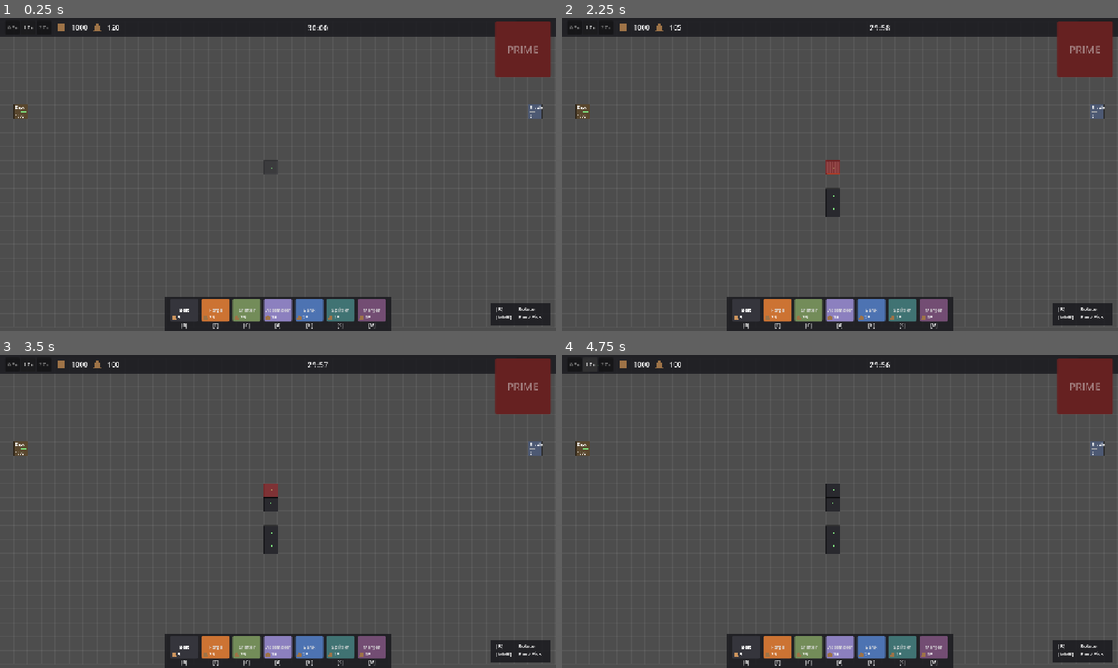
Above: before the commit, frames 1-4 (two rows, left to right).
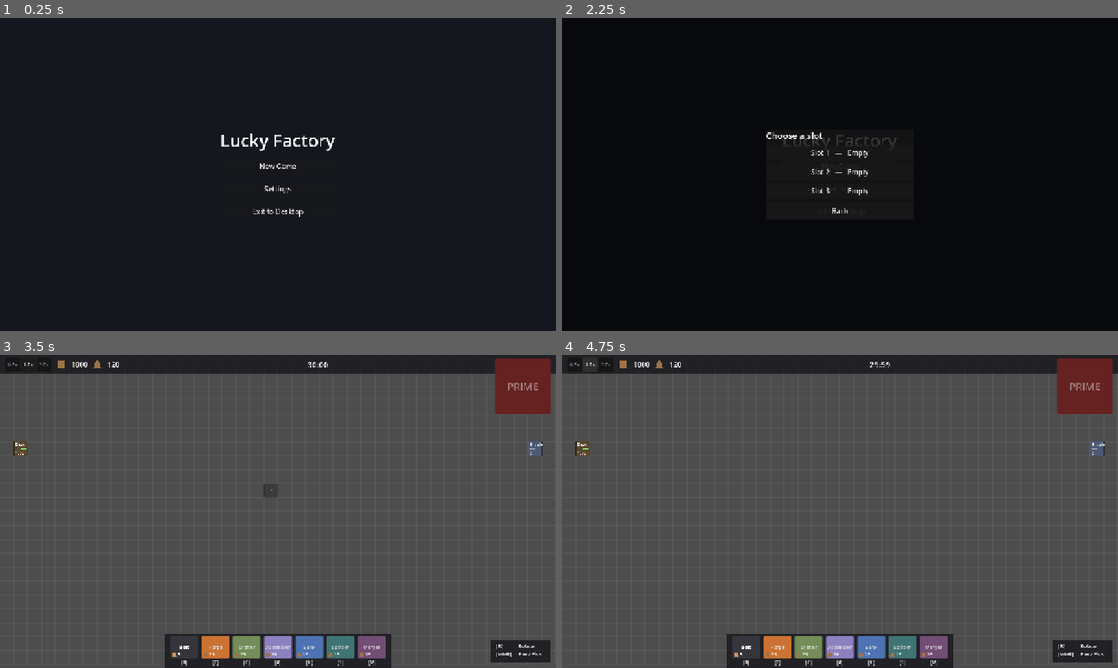
Above: after the commit, the same moments.

Repository: doubledsuarez/Lucky-Factory
Game: Godot game, scene res://ui/MainMenu.tscn
Same seed, same stepped clock (60 frames per second), same inputs: the game is played once before the commit and once after it. Before the commit the project starts from res://factory/Factory.tscn.
Inputs (mouse positions are in pixels of both pictures, inside the frame that each line leads up to):
- Up to frame 1 (0.25 s): no input
- Up to frame 2 (2.25 s): click (840, 190) at 0.5 s, where only the run after the commit has a clickable "Settings"; click (840, 205) at 1.25 s, where only the run after the commit has a clickable "Back"; click (840, 165) at 2 s, where only the run after the commit has a clickable "New Game"
- Up to frame 3 (3.5 s): click (278, 489) at 2.75 s, where only the run after the commit has a clickable "Slot 1 — Empty"
- Up to frame 4 (4.75 s): click "0.5x" at 3.5 s; click "1.0x" at 4.25 s

The runs differ from the first frame. In frame 1, 92% of the frame differs, in the area x 0-100%, y 1-100%; in frame 2, 99%, in the area x 0-100%, y 0-100%; in frame 3, 0.5%; in frame 4, 0.5%.

Commit message:
Add main menu, pause menu, settings, and full-snapshot save system

Diff:
--- /dev/null
+++ b/autoload/GameManager.gd
@@ -0,0 +1,36 @@
+extends Node
+## Owns scene flow between the menu and the factory, plus the active save slot.
+
+const MAIN_MENU := "res://ui/MainMenu.tscn"
+const FACTORY := "res://factory/Factory.tscn"
+
+var current_slot: int = -1
+var _pending_load: Dictionary = {}   # factory snapshot to restore on the next factory load
+
+func new_game(slot: int) -> void:
+	current_slot = slot
+	_pending_load = {}
+	SaveManager.delete_slot(slot)   # start the slot fresh; first autosave writes wave 1
+	get_tree().change_scene_to_file(FACTORY)
+
+func load_game(slot: int) -> void:
+	current_slot = slot
+	_pending_load = SaveManager.load_slot(slot)
+	get_tree().change_scene_to_file(FACTORY)
+
+# the factory calls this in _ready; empty dict means start a fresh floor
+func take_pending_load() -> Dictionary:
+	var data := _pending_load
+	_pending_load = {}
+	return data
+
+func to_menu() -> void:
+	current_slot = -1
+	get_tree().paused = false
+	get_tree().change_scene_to_file(MAIN_MENU)
+
+# manual save and the wave-start autosave both route through here
+func save_snapshot(snapshot: Dictionary) -> bool:
+	if current_slot < 0:
+		return false
+	return SaveManager.save_slot(current_slot, snapshot)
--- /dev/null
+++ b/autoload/SaveManager.gd
@@ -0,0 +1,47 @@
+extends Node
+## Reads and writes the three save slots as JSON under user://.
+
+const SLOT_COUNT := 3
+
+func slot_path(slot: int) -> String:
+	return "user://slot_%d.save" % slot
+
+func slot_exists(slot: int) -> bool:
+	return FileAccess.file_exists(slot_path(slot))
+
+func any_slot_exists() -> bool:
+	for slot in range(SLOT_COUNT):
+		if slot_exists(slot):
+			return true
+	return false
+
+func save_slot(slot: int, snapshot: Dictionary) -> bool:
+	snapshot["saved_at"] = Time.get_datetime_string_from_system(false, true)
+	var file := FileAccess.open(slot_path(slot), FileAccess.WRITE)
+	if file == null:
+		return false
+	file.store_string(JSON.stringify(snapshot))
+	file.close()
+	return true
+
+func load_slot(slot: int) -> Dictionary:
+	if not slot_exists(slot):
+		return {}
+	var file := FileAccess.open(slot_path(slot), FileAccess.READ)
+	if file == null:
+		return {}
+	var text := file.get_as_text()
+	file.close()
+	var parsed = JSON.parse_string(text)
+	return parsed if parsed is Dictionary else {}
+
+func delete_slot(slot: int) -> void:
+	if slot_exists(slot):
+		DirAccess.remove_absolute(slot_path(slot))
+
+# short one-line description for the slot button on the menu
+func slot_summary(slot: int) -> String:
+	var data := load_slot(slot)
+	if data.is_empty():
+		return "Empty"
+	return "Wave %d   %s" % [int(data.get("wave", 1)), data.get("saved_at", "")]
--- a/factory/Factory.gd
+++ b/factory/Factory.gd
@@ -91,11 +91,17 @@
 
 var build_time_left := WAVE_BUILD_TIME
 var launch_armed := false
+var current_wave := 1
+var pause_menu: PauseMenu = null
 
 func _ready() -> void:
 	_load_belt_frames()
-	_create_machine(depo_coordinate, &"depo", 0)
-	_create_machine(shuttle_coordinate, &"shuttle", 0)
+	var snapshot := GameManager.take_pending_load()
+	if snapshot.is_empty():
+		_create_machine(depo_coordinate, &"depo", 0)
+		_create_machine(shuttle_coordinate, &"shuttle", 0)
+	else:
+		restore_state(snapshot)
 	camera.position = Vector2(GRID_COLUMNS, GRID_ROWS) * CELL_SIZE * 0.5  # center on the floor
 	camera.zoom = Vector2(DEFAULT_ZOOM, DEFAULT_ZOOM)
 	_clamp_camera()
@@ -536,6 +542,7 @@
 			KEY_1: Sim.speed = 0.5
 			KEY_2: Sim.speed = 1.0
 			KEY_3: Sim.speed = 2.0
+			KEY_ESCAPE: _open_pause_menu()
 
 func _place_at(coordinate: Vector2i) -> void:
 	if selected_tool == Tool.BELT:
@@ -1196,3 +1203,187 @@
 
 func disarm_launch() -> void:
 	launch_armed = false
+
+# call at the start of a new wave to checkpoint the run to the active slot
+func autosave() -> void:
+	GameManager.save_snapshot(capture_state())
+
+# --- pause menu ---
+
+func _open_pause_menu() -> void:
+	if pause_menu != null:
+		return
+	pause_menu = PauseMenu.new()
+	pause_menu.resume_requested.connect(_close_pause_menu)
+	pause_menu.save_requested.connect(func(): GameManager.save_snapshot(capture_state()))
+	pause_menu.settings_requested.connect(func(): $HudLayer.add_child(SettingsPanel.new()))
+	pause_menu.exit_requested.connect(_on_pause_exit)
+	$HudLayer.add_child(pause_menu)
+	get_tree().paused = true
+
+func _close_pause_menu() -> void:
+	if pause_menu != null:
+		pause_menu.queue_free()
+		pause_menu = null
+	get_tree().paused = false
+
+func _on_pause_exit() -> void:
+	_close_pause_menu()
+	GameManager.to_menu()
+
+# --- save / restore (full mid-round snapshot) ---
+
+func capture_state() -> Dictionary:
+	var data := {
+		"wave": current_wave,
+		"build_ingots": build_ingots,
+		"build_time_left": build_time_left,
+		"speed": Sim.speed,
+		"shuttle_robots": [],
+		"cells": [],
+	}
+	for loadout in Run.shuttle_robots:
+		data["shuttle_robots"].append(_capture_loadout(loadout))
+	for coordinate in cells:
+		var cell: Cell = cells[coordinate]
+		if cell.kind == CellKind.MACHINE and cell.machine_origin != coordinate:
+			continue  # store each machine once, at its origin
+		data["cells"].append(_capture_cell(coordinate, cell))
+	return data
+
+func _capture_cell(coordinate: Vector2i, cell: Cell) -> Dictionary:
+	var entry := { "x": coordinate.x, "y": coordinate.y }
+	match cell.kind:
+		CellKind.BELT:
+			entry["kind"] = "belt"
+			entry["in"] = cell.input_direction
+			entry["out"] = cell.output_direction
+			entry["item"] = _capture_item(cell.item)
+		CellKind.ROUTER:
+			entry["kind"] = "router"
+			entry["router"] = cell.router_kind
+			entry["in"] = cell.input_direction
+			entry["out"] = cell.output_direction
+			entry["rr"] = cell.round_robin_index
+			entry["item"] = _capture_item(cell.item)
+		CellKind.MACHINE:
+			var machine := cell.machine
+			entry["kind"] = "machine"
+			entry["id"] = String(machine.definition.id)
+			entry["orient"] = machine.orientation
+			entry["recipe"] = String(machine.recipe.output_id) if machine.recipe != null else ""
+			entry["stored"] = machine.stored
+			entry["progress"] = machine.progress
+			entry["output_count"] = machine.output_count
+			entry["output_item"] = String(machine.output_item.id) if machine.output_item != null else ""
+			entry["output_loadout"] = _capture_loadout(machine.output_loadout)
+			entry["inputs"] = _capture_inputs(machine)
+	return entry
+
+func _capture_item(item) -> Dictionary:
+	if item == null:
+		return {}
+	return { "id": String(item.definition.id), "offset": item.offset, "loadout": _capture_loadout(item.loadout) }
+
+func _capture_loadout(loadout) -> Array:
+	if loadout == null:
+		return []
+	return [String(loadout.legs.id), String(loadout.torso.id), String(loadout.head.id), String(loadout.arms.id)]
+
+func _capture_inputs(machine) -> Dictionary:
+	var result := {}
+	if machine.definition.kind == MachineDef.Kind.ASSEMBLER:
+		for slot in machine.inputs:
+			result[str(slot)] = String(machine.inputs[slot].id)
+	else:
+		for input_id in machine.inputs:
+			result[String(input_id)] = machine.inputs[input_id]
+	return result
+
+func restore_state(data: Dictionary) -> void:
+	cells.clear()
+	current_wave = int(data.get("wave", 1))
+	build_ingots = int(data.get("build_ingots", STARTING_BUILD_INGOTS))
+	build_time_left = float(data.get("build_time_left", WAVE_BUILD_TIME))
+	Sim.speed = float(data.get("speed", 1.0))
+	Run.shuttle_robots.clear()
+	for arr in data.get("shuttle_robots", []):
+		var loadout = _loadout_from_array(arr)
+		if loadout != null:
+			Run.shuttle_robots.append(loadout)
+	for entry in data.get("cells", []):
+		if entry.get("kind", "") == "machine":
+			_restore_machine(entry)          # machines first so their cells exist
+	for entry in data.get("cells", []):
+		var kind: String = entry.get("kind", "")
+		if kind == "belt" or kind == "router":
+			_restore_track(entry, kind)
+
+func _restore_machine(entry: Dictionary) -> void:
+	var origin := Vector2i(int(entry["x"]), int(entry["y"]))
+	var machine_id := StringName(entry["id"])
+	var recipe_override := _recipe_for(machine_id, StringName(entry.get("recipe", "")))
+	if not _create_machine(origin, machine_id, int(entry.get("orient", 0)), recipe_override):
+		return
+	var machine: Machine = cells[origin].machine
+	machine.stored = int(entry.get("stored", 0))
+	machine.progress = float(entry.get("progress", 0.0))
+	machine.output_count = int(entry.get("output_count", 0))
+	var output_id := StringName(entry.get("output_item", ""))
+	machine.output_item = Database.item(output_id) if output_id != &"" else null
+	machine.output_loadout = _loadout_from_array(entry.get("output_loadout", []))
+	_restore_inputs(machine, entry.get("inputs", {}))
+
+func _recipe_for(machine_id: StringName, output_id: StringName) -> Recipe:
+	if output_id == &"":
+		return null
+	var def: MachineDef = Database.machine(machine_id)
+	for recipe in def.recipes:
+		if recipe.output_id == output_id:
+			return recipe
+	if def.recipe != null and def.recipe.output_id == output_id:
+		return def.recipe
+	return null
+
+func _restore_inputs(machine, inputs: Dictionary) -> void:
+	if machine.definition.kind == MachineDef.Kind.ASSEMBLER:
+		for slot_key in inputs:
+			machine.inputs[int(slot_key)] = Database.item(StringName(inputs[slot_key]))
+	else:
+		for id_key in inputs:
+			machine.inputs[StringName(id_key)] = int(inputs[id_key])
+
+func _restore_track(entry: Dictionary, kind: String) -> void:
+	var coordinate := Vector2i(int(entry["x"]), int(entry["y"]))
+	var cell := Cell.new()
+	cell.input_direction = int(entry.get("in", 0))
+	cell.output_direction = int(entry.get("out", 0))
+	cell.item = _item_from_dict(entry.get("item", {}))
+	if kind == "router":
+		cell.kind = CellKind.ROUTER
+		cell.router_kind = int(entry.get("router", RouterKind.SPLITTER))
+		cell.round_robin_index = int(entry.get("rr", 0))
+	else:
+		cell.kind = CellKind.BELT
+	cells[coordinate] = cell
+
+func _item_from_dict(d: Dictionary):
+	if d.is_empty():
+		return null
+	var definition: ItemDef = Database.item(StringName(d.get("id", "")))
+	if definition == null:
+		return null
+	var item := Item.new(definition)
+	item.offset = float(d.get("offset", 0.0))
+	item.loadout = _loadout_from_array(d.get("loadout", []))
+	return item
+
+func _loadout_from_array(arr):
+	if arr == null or arr.size() < 4:
+		return null
+	var loadout := RobotLoadout.new()
+	loadout.legs = Database.item(StringName(arr[0]))
+	loadout.torso = Database.item(StringName(arr[1]))
+	loadout.head = Database.item(StringName(arr[2]))
+	loadout.arms = Database.item(StringName(arr[3]))
+	return loadout
--- a/project.godot
+++ b/project.godot
@@ -11,7 +11,7 @@
 [application]
 
 config/name="Lucky Factory"
-run/main_scene="res://factory/Factory.tscn"
+run/main_scene="res://ui/MainMenu.tscn"
 config/features=PackedStringArray("4.6", "Forward Plus")
 config/icon="res://assets/icon.svg"
 
@@ -20,6 +20,8 @@
 Sim="*res://autoload/Sim.gd"
 Database="*res://autoload/Database.gd"
 Run="*res://autoload/Run.gd"
+SaveManager="*res://autoload/SaveManager.gd"
+GameManager="*res://autoload/GameManager.gd"
 
 [display]
 
--- /dev/null
+++ b/ui/MainMenu.gd
@@ -0,0 +1,95 @@
+extends Control
+## Title screen: New Game, Load Game (only when saves exist), Settings, Exit.
+
+var _overlay: Control = null
+
+func _ready() -> void:
+	set_anchors_and_offsets_preset(Control.PRESET_FULL_RECT)
+	var bg := ColorRect.new()
+	bg.color = Color(0.08, 0.09, 0.12)
+	bg.set_anchors_and_offsets_preset(Control.PRESET_FULL_RECT)
+	add_child(bg)
+	var center := CenterContainer.new()
+	center.set_anchors_and_offsets_preset(Control.PRESET_FULL_RECT)
+	add_child(center)
+	var column := VBoxContainer.new()
+	column.add_theme_constant_override("separation", 12)
+	column.custom_minimum_size = Vector2(260, 0)
+	center.add_child(column)
+	var title := Label.new()
+	title.text = "Lucky Factory"
+	title.add_theme_font_size_override("font_size", 40)
+	title.horizontal_alignment = HORIZONTAL_ALIGNMENT_CENTER
+	column.add_child(title)
+	column.add_child(_button("New Game", _on_new_game))
+	if SaveManager.any_slot_exists():
+		column.add_child(_button("Load Game", _on_load_game))
+	column.add_child(_button("Settings", _on_settings))
+	column.add_child(_button("Exit to Desktop", _on_exit))
+
+func _button(text: String, handler: Callable) -> Button:
+	var button := Button.new()
+	button.text = text
+	button.custom_minimum_size = Vector2(0, 40)
+	button.pressed.connect(handler)
+	return button
+
+func _on_new_game() -> void:
+	_open_slots("new")
+
+func _on_load_game() -> void:
+	_open_slots("load")
+
+func _on_settings() -> void:
+	_close_overlay()
+	var settings := SettingsPanel.new()
+	_overlay = settings
+	add_child(settings)
+	settings.closed.connect(func(): _overlay = null)
+
+func _on_exit() -> void:
+	get_tree().quit()
+
+func _open_slots(mode: String) -> void:
+	_close_overlay()
+	var overlay := Control.new()
+	overlay.set_anchors_and_offsets_preset(Control.PRESET_FULL_RECT)
+	var dim := ColorRect.new()
+	dim.color = Color(0, 0, 0, 0.6)
+	dim.set_anchors_and_offsets_preset(Control.PRESET_FULL_RECT)
+	overlay.add_child(dim)
+	var center := CenterContainer.new()
+	center.set_anchors_and_offsets_preset(Control.PRESET_FULL_RECT)
+	overlay.add_child(center)
+	var panel := PanelContainer.new()
+	center.add_child(panel)
+	var column := VBoxContainer.new()
+	column.add_theme_constant_override("separation", 8)
+	column.custom_minimum_size = Vector2(340, 0)
+	panel.add_child(column)
+	var heading := Label.new()
+	heading.text = "Choose a slot to load" if mode == "load" else "Choose a slot"
+	heading.add_theme_font_size_override("font_size", 20)
+	column.add_child(heading)
+	for slot in range(SaveManager.SLOT_COUNT):
+		var button := Button.new()
+		button.text = "Slot %d   —   %s" % [slot + 1, SaveManager.slot_summary(slot)]
+		button.custom_minimum_size = Vector2(0, 36)
+		if mode == "load" and not SaveManager.slot_exists(slot):
+			button.disabled = true
+		button.pressed.connect(_on_slot_chosen.bind(mode, slot))
+		column.add_child(button)
+	column.add_child(_button("Back", _close_overlay))
+	_overlay = overlay
+	add_child(overlay)
+
+func _on_slot_chosen(mode: String, slot: int) -> void:
+	if mode == "load":
+		GameManager.load_game(slot)
+	else:
+		GameManager.new_game(slot)
+
+func _close_overlay() -> void:
+	if _overlay != null:
+		_overlay.queue_free()
+		_overlay = null
--- /dev/null
+++ b/ui/MainMenu.tscn
@@ -0,0 +1,10 @@
+[gd_scene load_steps=2 format=3]
+
+[ext_resource type="Script" path="res://ui/MainMenu.gd" id="1"]
+
+[node name="MainMenu" type="Control"]
+layout_mode = 3
+anchors_preset = 15
+anchor_right = 1.0
+anchor_bottom = 1.0
+script = ExtResource("1")
--- /dev/null
+++ b/ui/PauseMenu.gd
@@ -0,0 +1,43 @@
+class_name PauseMenu extends Control
+## In-factory pause overlay. Emits intents; the factory wires them up.
+
+signal resume_requested
+signal save_requested
+signal settings_requested
+signal exit_requested
+
+func _ready() -> void:
+	set_anchors_and_offsets_preset(Control.PRESET_FULL_RECT)
+	process_mode = Node.PROCESS_MODE_ALWAYS
+	var dim := ColorRect.new()
+	dim.color = Color(0, 0, 0, 0.6)
+	dim.set_anchors_and_offsets_preset(Control.PRESET_FULL_RECT)
+	add_child(dim)
+	var center := CenterContainer.new()
+	center.set_anchors_and_offsets_preset(Control.PRESET_FULL_RECT)
+	add_child(center)
+	var column := VBoxContainer.new()
+	column.add_theme_constant_override("separation", 10)
+	column.custom_minimum_size = Vector2(260, 0)
+	center.add_child(column)
+	var title := Label.new()
+	title.text = "Paused"
+	title.add_theme_font_size_override("font_size", 26)
+	title.horizontal_alignment = HORIZONTAL_ALIGNMENT_CENTER
+	column.add_child(title)
+	column.add_child(_button("Resume", resume_requested))
+	column.add_child(_button("Save Game", save_requested))
+	column.add_child(_button("Settings", settings_requested))
+	column.add_child(_button("Exit to Menu", exit_requested))
+
+func _button(text: String, intent: Signal) -> Button:
+	var button := Button.new()
+	button.text = text
+	button.custom_minimum_size = Vector2(0, 36)
+	button.pressed.connect(func(): intent.emit())
+	return button
+
+func _unhandled_input(event: InputEvent) -> void:
+	if event is InputEventKey and event.pressed and not event.echo and event.keycode == KEY_ESCAPE:
+		resume_requested.emit()
+		get_viewport().set_input_as_handled()
--- /dev/null
+++ b/ui/SettingsPanel.gd
@@ -0,0 +1,63 @@
+class_name SettingsPanel extends Control
+## Reusable settings overlay: master volume + fullscreen. Emits closed when dismissed.
+
+signal closed
+
+func _ready() -> void:
+	set_anchors_and_offsets_preset(Control.PRESET_FULL_RECT)
+	process_mode = Node.PROCESS_MODE_ALWAYS   # usable while the game is paused
+	var dim := ColorRect.new()
+	dim.color = Color(0, 0, 0, 0.6)
+	dim.set_anchors_and_offsets_preset(Control.PRESET_FULL_RECT)
+	add_child(dim)
+	var center := CenterContainer.new()
+	center.set_anchors_and_offsets_preset(Control.PRESET_FULL_RECT)
+	add_child(center)
+	var panel := PanelContainer.new()
+	center.add_child(panel)
+	var column := VBoxContainer.new()
+	column.add_theme_constant_override("separation", 12)
+	column.custom_minimum_size = Vector2(320, 0)
+	panel.add_child(column)
+	var title := Label.new()
+	title.text = "Settings"
+	title.add_theme_font_size_override("font_size", 22)
+	column.add_child(title)
+
+	column.add_child(_label("Master volume"))
+	var volume := HSlider.new()
+	volume.min_value = 0.0
+	volume.max_value = 1.0
+	volume.step = 0.01
+	volume.value = _current_volume()
+	volume.value_changed.connect(_on_volume_changed)
+	column.add_child(volume)
+
+	var fullscreen := CheckButton.new()
+	fullscreen.text = "Fullscreen"
+	fullscreen.button_pressed = DisplayServer.window_get_mode() == DisplayServer.WINDOW_MODE_FULLSCREEN
+	fullscreen.toggled.connect(_on_fullscreen_toggled)
+	column.add_child(fullscreen)
+
+	var back := Button.new()
+	back.text = "Back"
+	back.pressed.connect(_on_back)
+	column.add_child(back)
+
+func _label(text: String) -> Label:
+	var label := Label.new()
+	label.text = text
+	return label
+
+func _current_volume() -> float:
+	return db_to_linear(AudioServer.get_bus_volume_db(0))
+
+func _on_volume_changed(value: float) -> void:
+	AudioServer.set_bus_volume_db(0, linear_to_db(maxf(value, 0.0001)))
+
+func _on_fullscreen_toggled(on: bool) -> void:
+	DisplayServer.window_set_mode(DisplayServer.WINDOW_MODE_FULLSCREEN if on else DisplayServer.WINDOW_MODE_MAXIMIZED)
+
+func _on_back() -> void:
+	closed.emit()
+	queue_free()
Not shown, added: autoload/GameManager.gd.uid
Not shown, added: autoload/SaveManager.gd.uid
Not shown, added: ui/MainMenu.gd.uid
Not shown, added: ui/PauseMenu.gd.uid
Not shown, added: ui/SettingsPanel.gd.uid
Not shown, added: sprites/guides/Robot Body Connection Points.pdn
